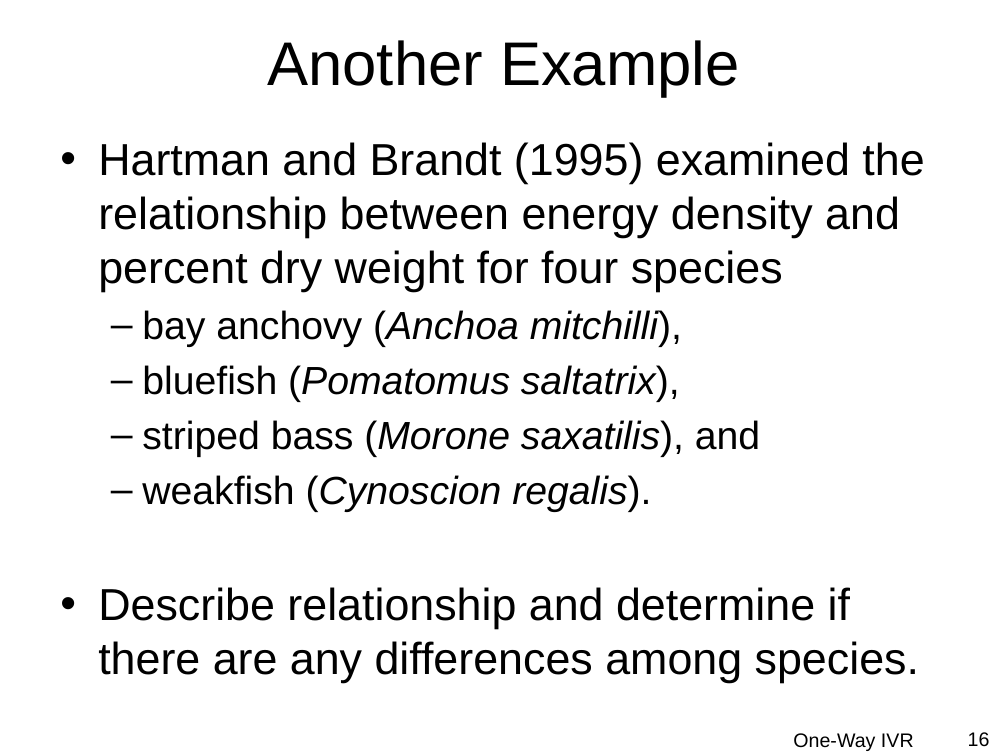
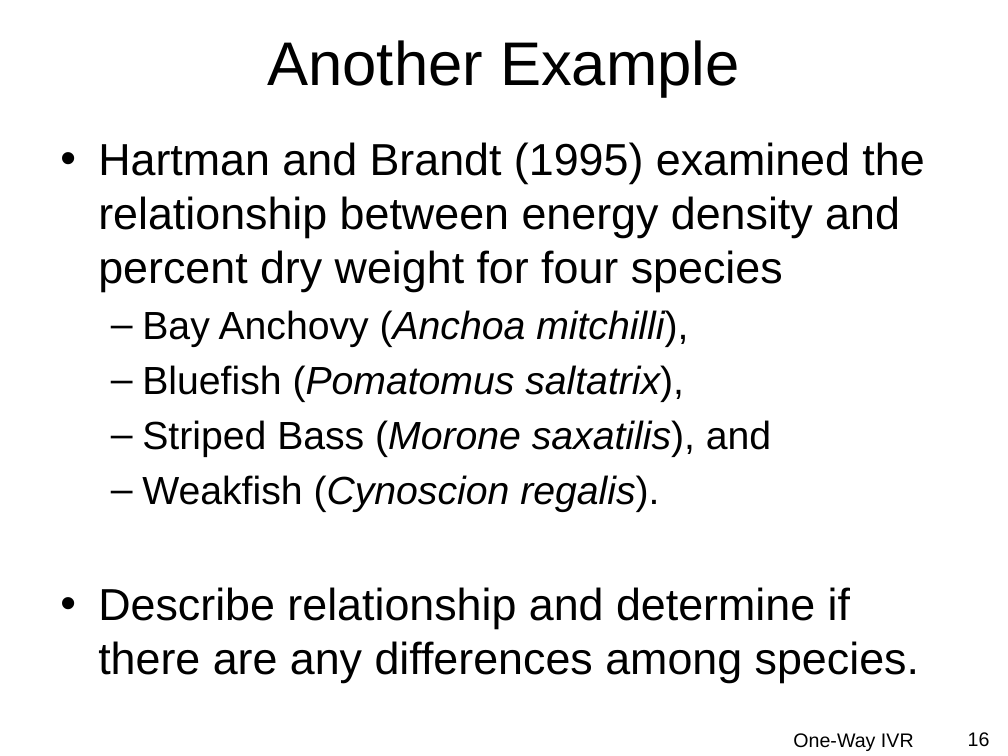
Before and after one commit to droglenc/NCMTH207, a slide deck: slide 16 of modules/IVRegression/PPT.pptx. Drawn at 1008x756 pixels with LibreOffice and Linux fonts; fonts in the diff are those of the drawing; background and template pictures are left out. Boxes give left, top, right and bottom in pixels: in the first picture for what was removed or moved away, otherwise in the second. Text is boxed around its words. In the diff, an @@ line names an element or a change of style, - is before the commit and + after.

```diff
--- a/modules/IVRegression/PPT.pptx
+++ b/modules/IVRegression/PPT.pptx
@@ text at bbox=[142, 310, 771, 512]: text changed @@
-  – bay anchovy (Anchoa mitchilli),
-  – bluefish (Pomatomus saltatrix),
-  – striped bass (Morone saxatilis), and
-  – weakfish (Cynoscion regalis).
+  – Bay Anchovy (Anchoa mitchilli),
+  – Bluefish (Pomatomus saltatrix),
+  – Striped Bass (Morone saxatilis), and
+  – Weakfish (Cynoscion regalis).
```
Also in this commit, not shown: 7 other slides changed, 20 other files.
